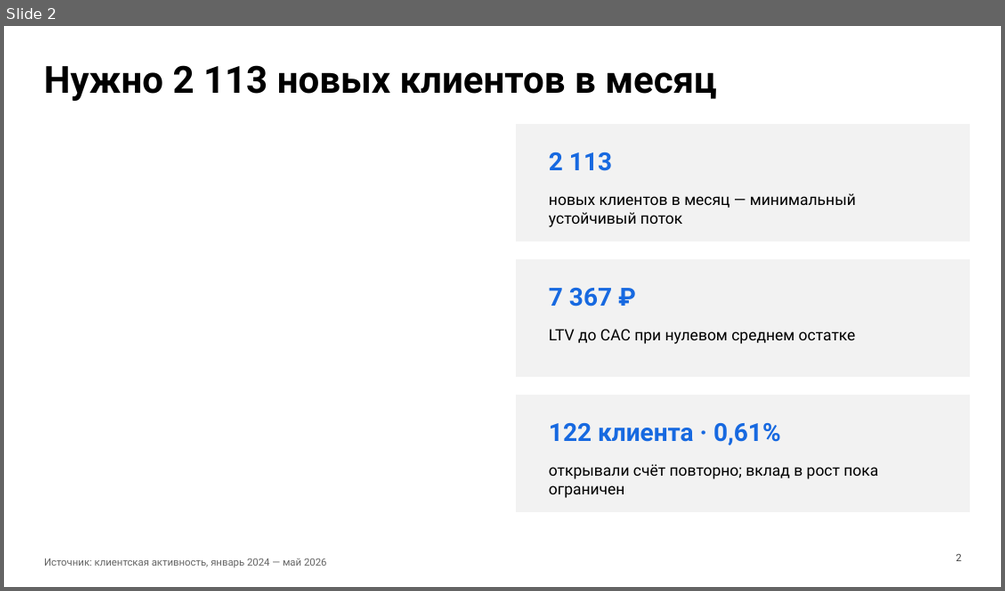
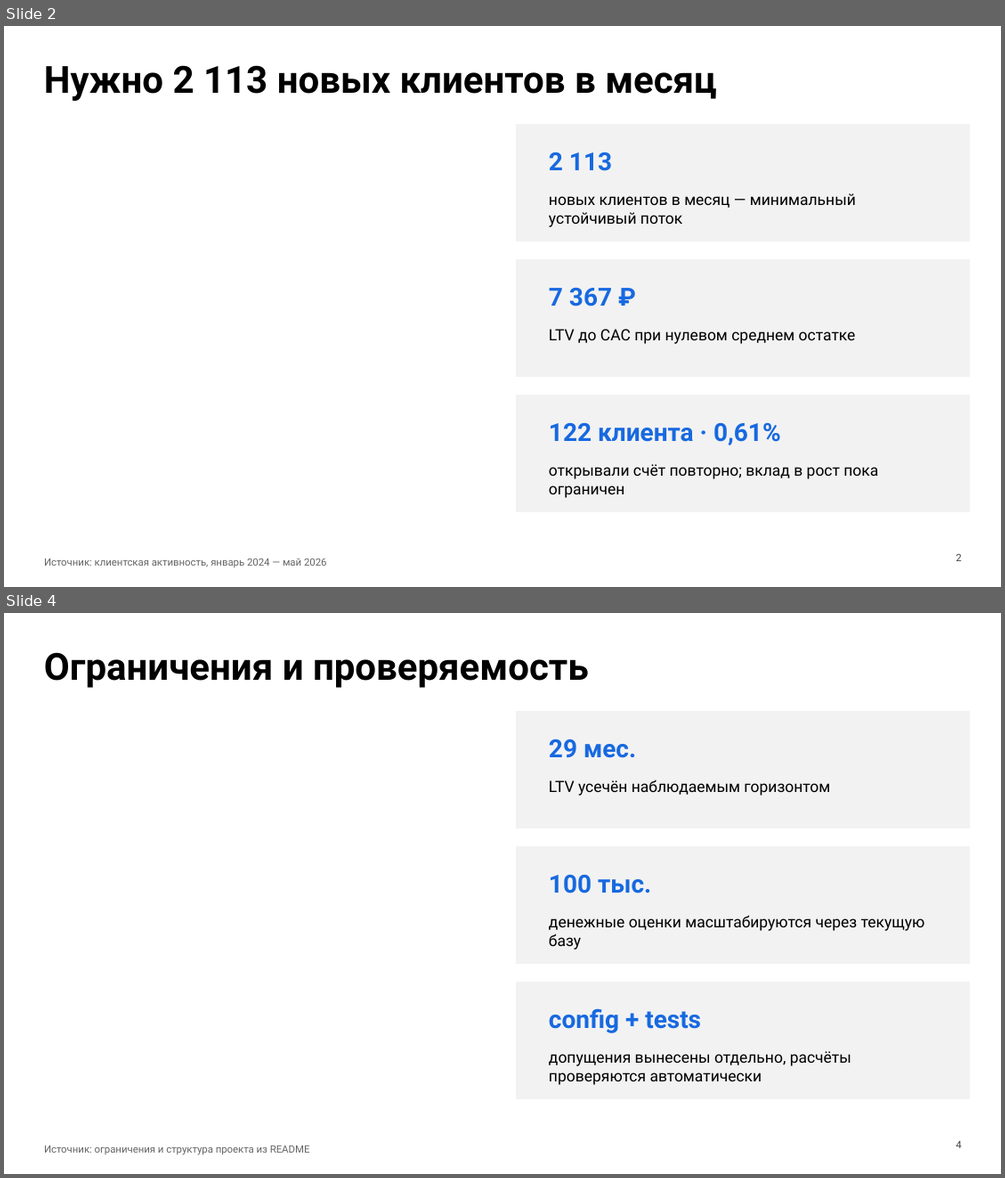
Before and after one commit to alexsoldatova/bank-roi-tableau-dashboard, a slide deck: outputs/bank_roi_presentation_ru.pptx. Shown one above the other, each under a label of ours: slide 2 before the commit, slides 2 and 4 after it; the slides between them are not shown. The pictures are 1005x591 and 1005x1178 pixels, drawn with LibreOffice and Linux fonts; fonts in the diff are those of the drawing. Boxes give left, top, right and bottom in pixels: in the first picture for what was removed or moved away, otherwise in the second. Text is boxed around its words. In the diff, an @@ line names an element or a change of style, - is before the commit and + after.

Commit message:
Expand presentation with README slides

```diff
--- a/outputs/bank_roi_presentation_ru.pptx
+++ b/outputs/bank_roi_presentation_ru.pptx
@@ slide 4 added at box(4, 613, 1001, 1174), background #FFFFFF @@
@@ text added at box(44, 652, 589, 688), 36 pt, text #000000, bold @@
+Ограничения и проверяемость
@@ rectangle added at box(517, 711, 969, 827), fill #F2F2F2, outline #F2F2F2 0 pt @@
@@ text added at box(549, 739, 636, 758), 24 pt, text #1769E0, bold @@
+29 мес.
@@ text added at box(549, 779, 830, 795), 15 pt, text #000000 @@
+LTV усечён наблюдаемым горизонтом
@@ rectangle added at box(517, 846, 969, 963), fill #F2F2F2, outline #F2F2F2 0 pt @@
@@ text added at box(549, 875, 651, 893), 24 pt, text #1769E0, bold @@
+100 тыс.
@@ text added at box(549, 915, 925, 949), 15 pt, text #000000 @@
+денежные оценки масштабируются через текущую базу
@@ rectangle added at box(517, 982, 969, 1099), fill #F2F2F2, outline #F2F2F2 0 pt @@
@@ text added at box(549, 1008, 701, 1033), 24 pt, text #1769E0, bold @@
+config + tests
@@ text added at box(549, 1051, 851, 1085), 15 pt, text #000000 @@
+допущения вынесены отдельно, расчёты проверяются автоматически
@@ text added at box(44, 1145, 310, 1155), 9.8 pt, text #666666 @@
+Источник: ограничения и структура проекта из README
@@ text added at box(955, 1141, 961, 1148), 9.8 pt, text #444444 @@
+4
```
Also in this commit, not shown: 1 other slide added.
